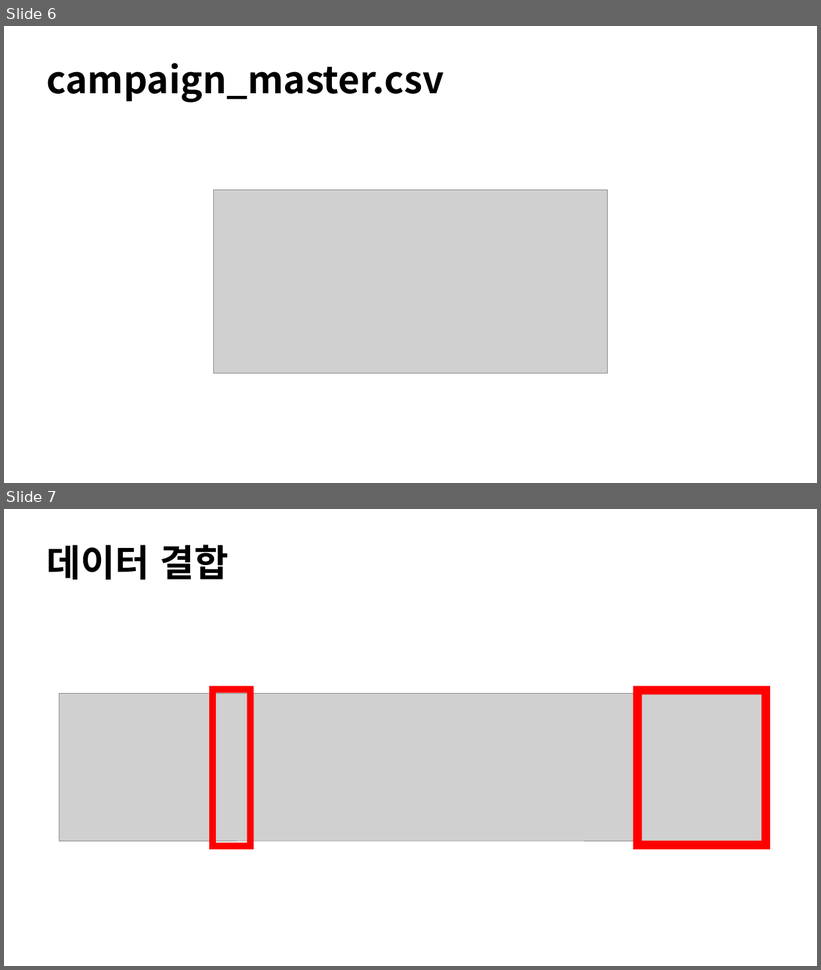
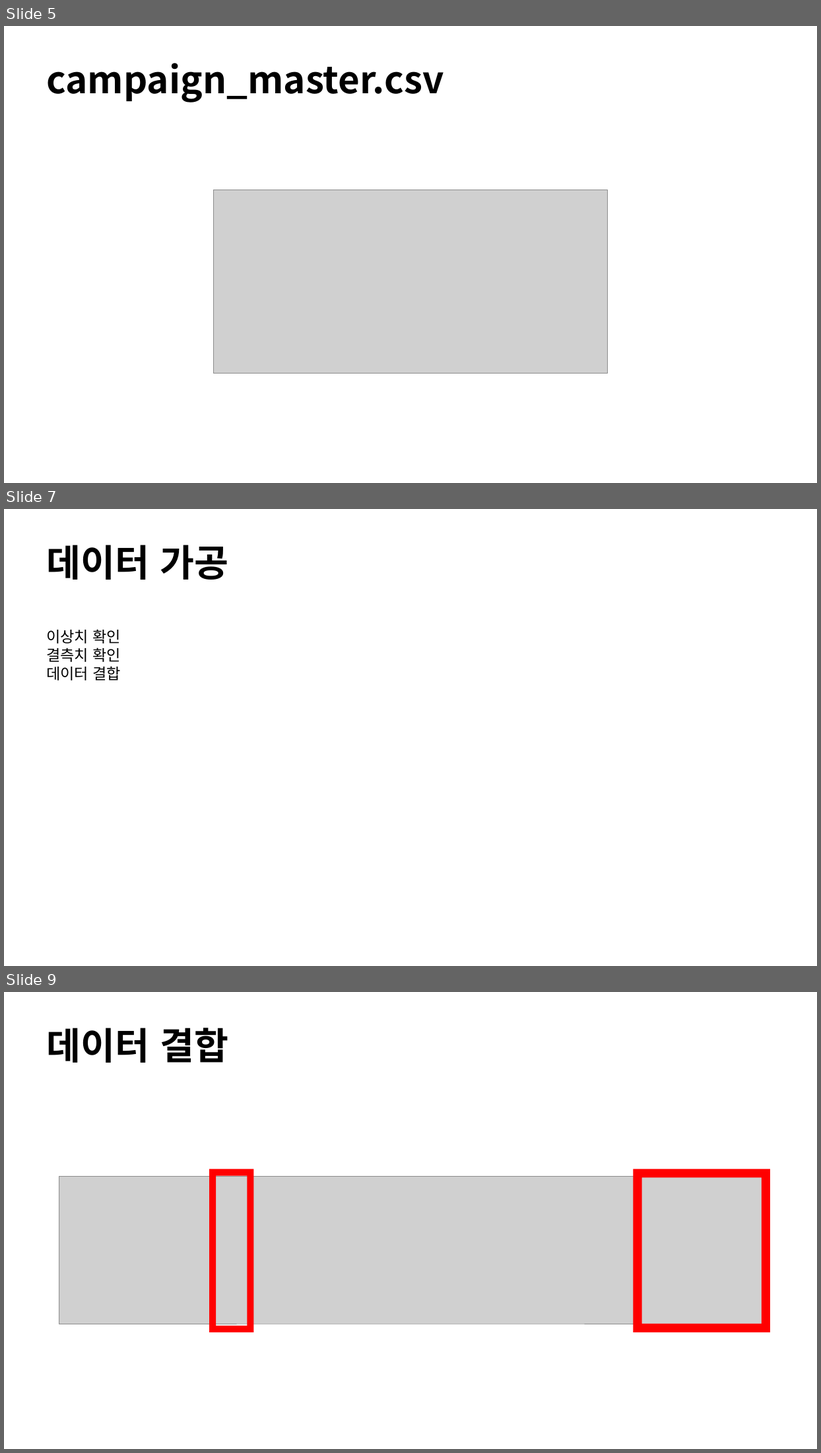
Before and after one commit to aroa97/practice, a slide deck: churn/회원탈퇴예측프로젝트.pptx. Shown one above the other, each under a label of ours: slides 6 and 7 before the commit, slides 5, 7 and 9 after it; the slides between them are not shown. The pictures are 821x970 and 821x1453 pixels, drawn with LibreOffice and Linux fonts; fonts in the diff are those of the drawing; grey boxes stand for pictures. Boxes give left, top, right and bottom in pixels: in the first picture for what was removed or moved away, otherwise in the second. Text is boxed around its words. In the diff, an @@ line names an element or a change of style, - is before the commit and + after.

Commit message:
2024.09.09 업데이트

```diff
--- a/churn/회원탈퇴예측프로젝트.pptx
+++ b/churn/회원탈퇴예측프로젝트.pptx
@@ slide 7 added at <box>4,509,817,966</box>, background #FFFFFF @@
@@ title added at <box>46,545,228,580</box>, 44 pt, text #000000, bold @@
+데이터 가공
@@ text added at <box>46,629,121,681</box>, 18 pt, text #000000 @@
+이상치 확인
+결측치 확인
+데이터 결합
@@ what was slide 6 is now slide 5 @@
@@ what was slide 7 is now slide 9 @@
```
Also in this commit, not shown: 2 slides changed, 1 other slide added, 9 other files.
